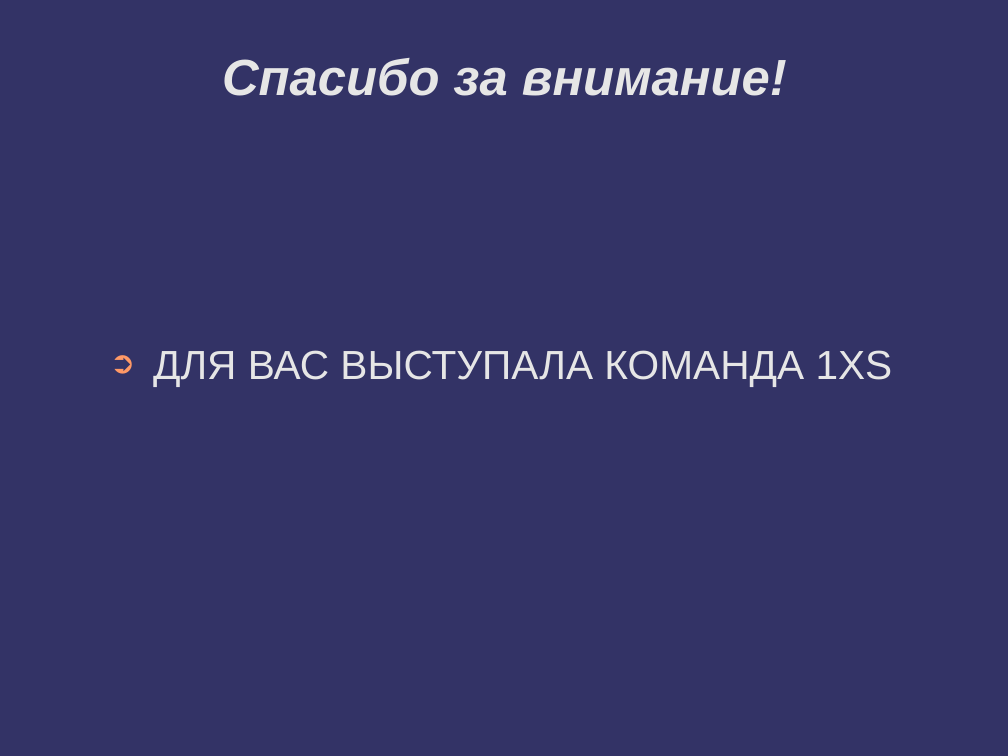
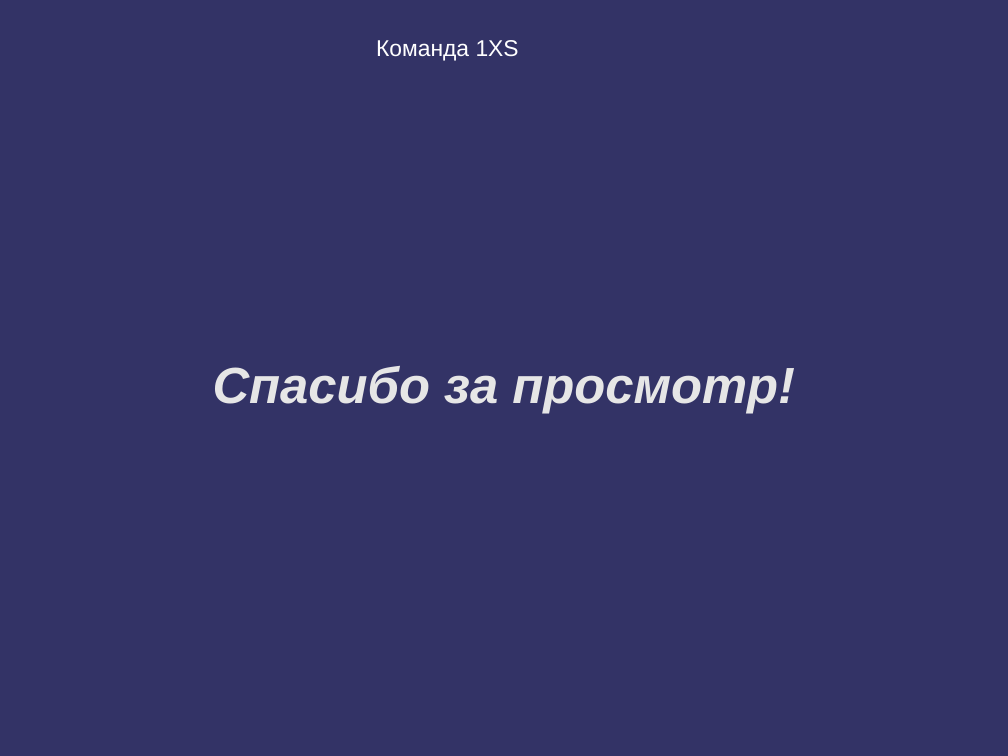
Before and after one commit to Aziev-Majid-Yaragievich/1XS, a slide deck: slide 7 of Презентация.odp (slide 8 before the commit). Drawn at 1008x756 pixels with LibreOffice and Linux fonts; fonts in the diff are those of the drawing; background and template pictures are left out. Boxes give left, top, right and bottom in pixels: in the first picture for what was removed or moved away, otherwise in the second. Text is boxed around its words. In the diff, an @@ line names an element or a change of style, - is before the commit and + after.

```diff
--- a/Презентация.odp
+++ b/Презентация.odp
@@ text added at [376,40,519,61], 18 pt, text #FFFFFF @@
+Команда 1XS
@@ text removed at [153,350,893,386] @@
-➲ ДЛЯ ВАС ВЫСТУПАЛА КОМАНДА 1XS
@@ title at [213,366,795,414]: text changed @@
-Спасибо за внимание!
+Спасибо за просмотр!
```
Also in this commit, not shown: 1 other slide changed, 5 slides added, 6 slides removed.
